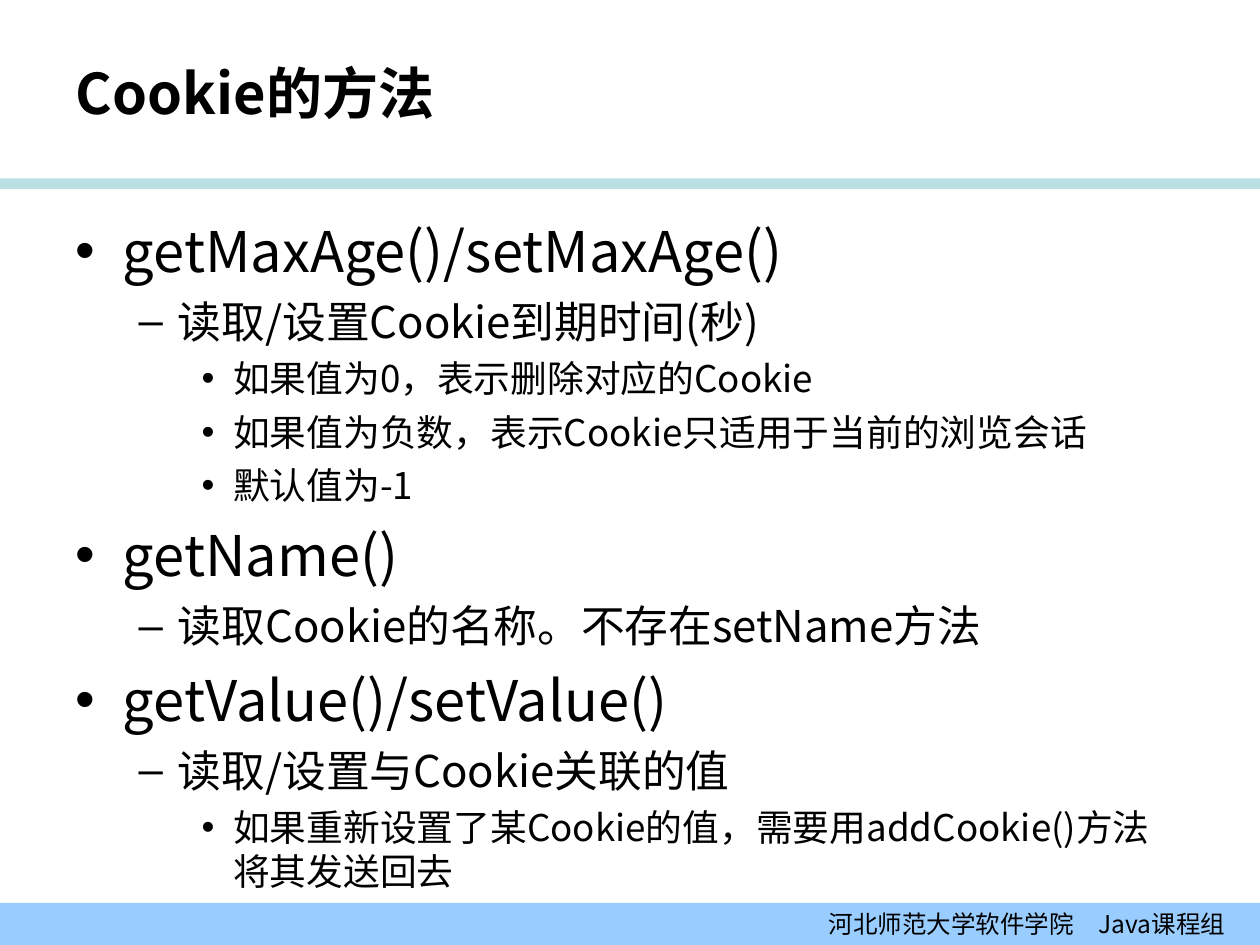
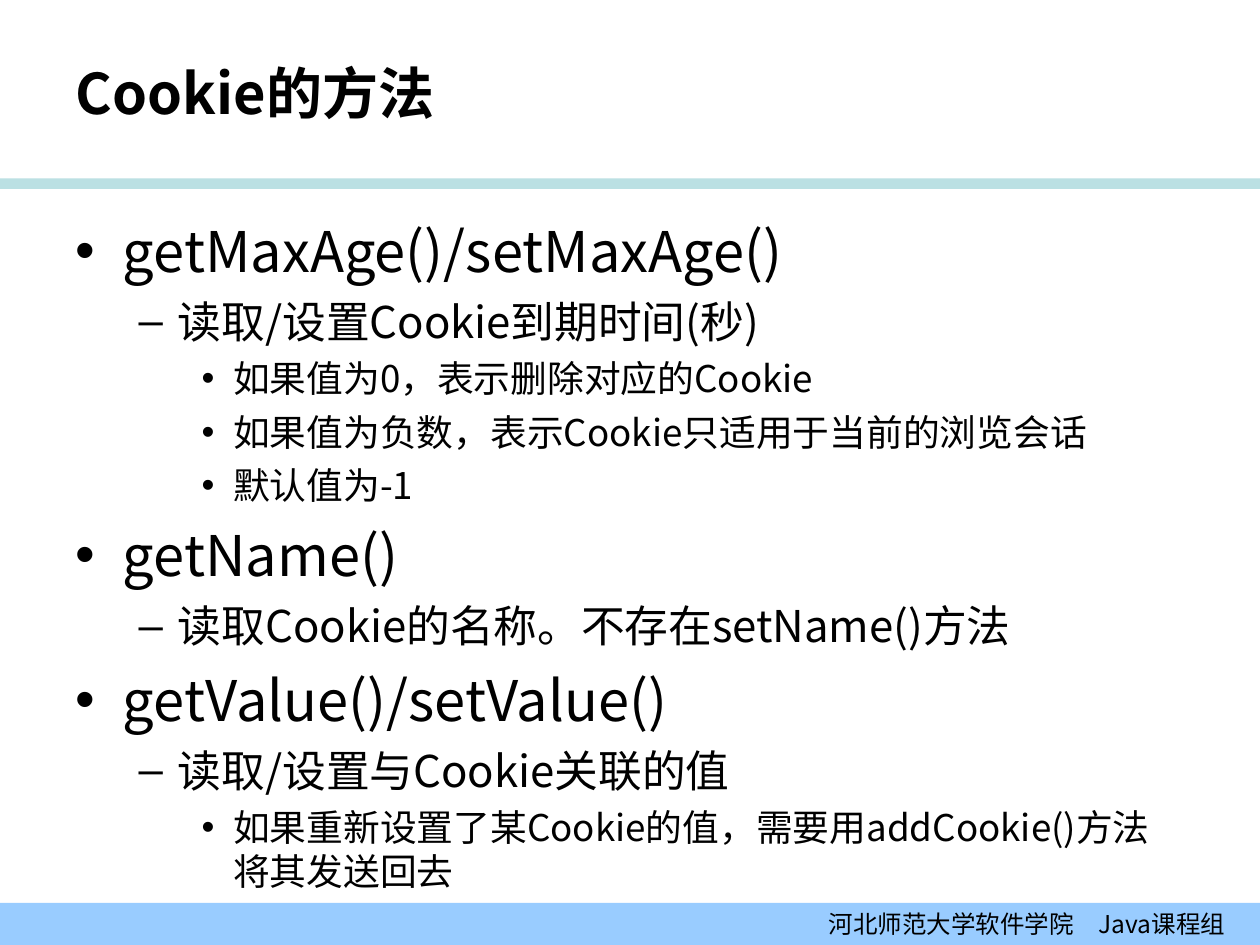
Before and after one commit to edu2act/course-JavaEE, a slide deck: slide 14 of ppt/ch04.ppt. Drawn at 1260x945 pixels with LibreOffice and Linux fonts; fonts in the diff are those of the drawing; background and template pictures are left out. Boxes give left, top, right and bottom in pixels: in the first picture for what was removed or moved away, otherwise in the second. Text is boxed around its words. In the diff, an @@ line names an element or a change of style, - is before the commit and + after.

```diff
--- a/ppt/ch04.ppt
+++ b/ppt/ch04.ppt
@@ text at (178, 605, 1011, 651): text changed @@
-  – 读取Cookie的名称。不存在setName方法
+  – 读取Cookie的名称。不存在setName()方法
```
Also in this commit, not shown: 4 other slides changed.
